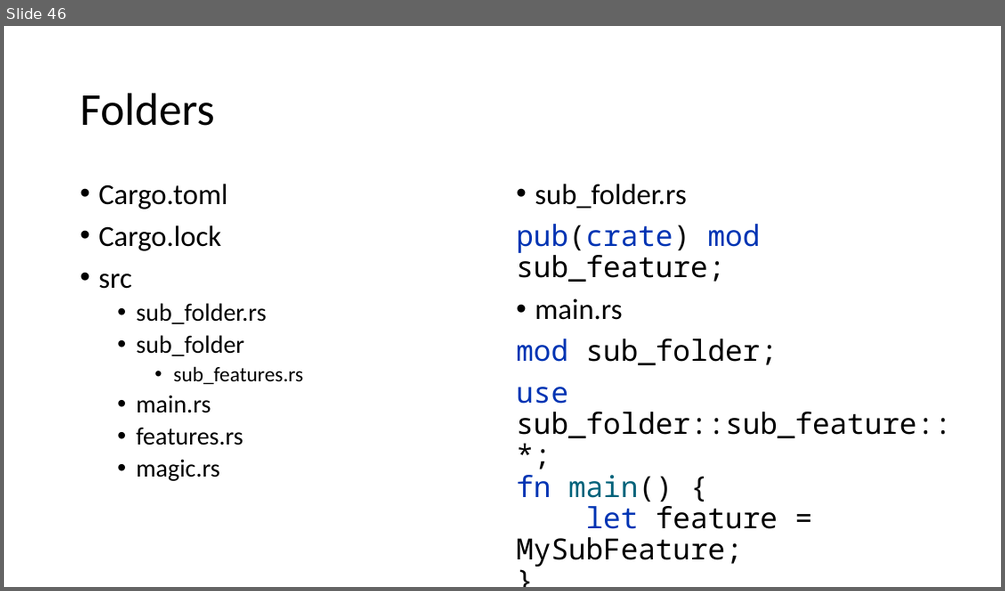
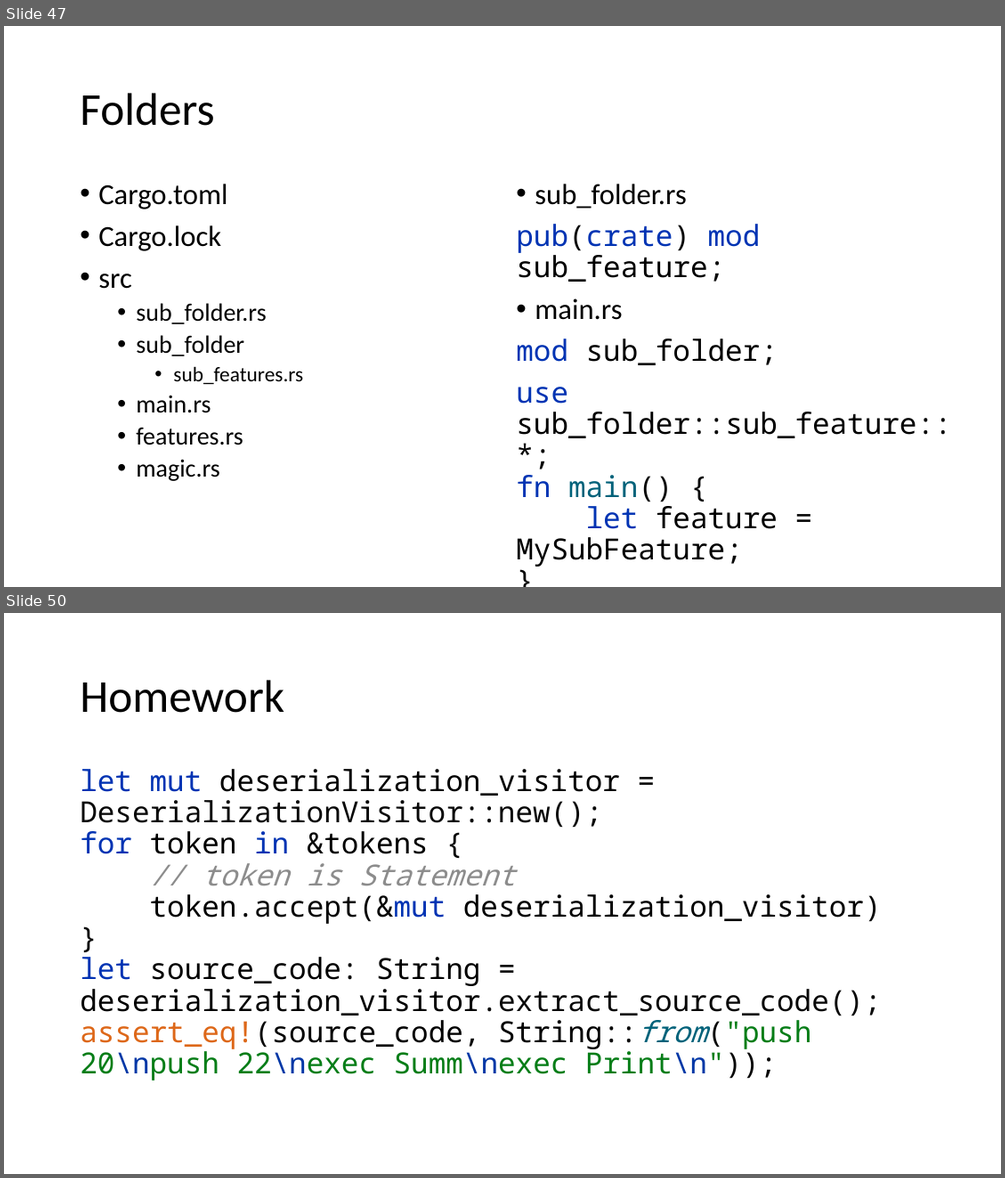
Before and after one commit to kugushev/course-rust-basics, a slide deck: src/06-Oop/06-OopAndModules.pptx. Shown one above the other, each under a label of ours: slide 46 before the commit, slides 47 and 50 after it; the slides between them are not shown. The pictures are 1005x591 and 1005x1178 pixels, drawn with LibreOffice and Linux fonts; fonts in the diff are those of the drawing. Boxes give left, top, right and bottom in pixels: in the first picture for what was removed or moved away, otherwise in the second. Text is boxed around its words. In the diff, an @@ line names an element or a change of style, - is before the commit and + after.

```diff
--- a/src/06-Oop/06-OopAndModules.pptx
+++ b/src/06-Oop/06-OopAndModules.pptx
@@ slide 50 added at [4,613,1001,1174], background #FFFFFF @@
@@ title added at [80,680,284,713], 44 pt, text #000000 @@
+Homework
@@ text added at [80,769,882,1080], 28 pt, text #000000 @@
+let mut deserialization_visitor = DeserializationVisitor::new();
+for token in &tokens {
+// token is Statement
+token.accept(&mut deserialization_visitor)
+}
+let source_code: String = deserialization_visitor.extract_source_code();
+assert_eq!(source_code, String::from("push 20\npush 22\nexec Summ\nexec Print\n"));
@@ what was slide 46 is now slide 47 @@
```
Also in this commit, not shown: 1 slide changed, 5 other slides added.
